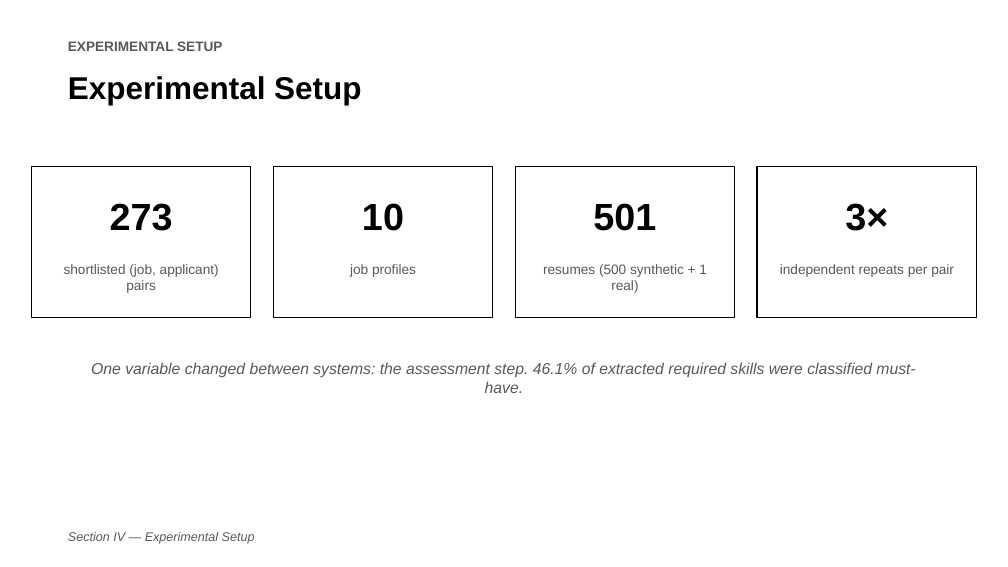
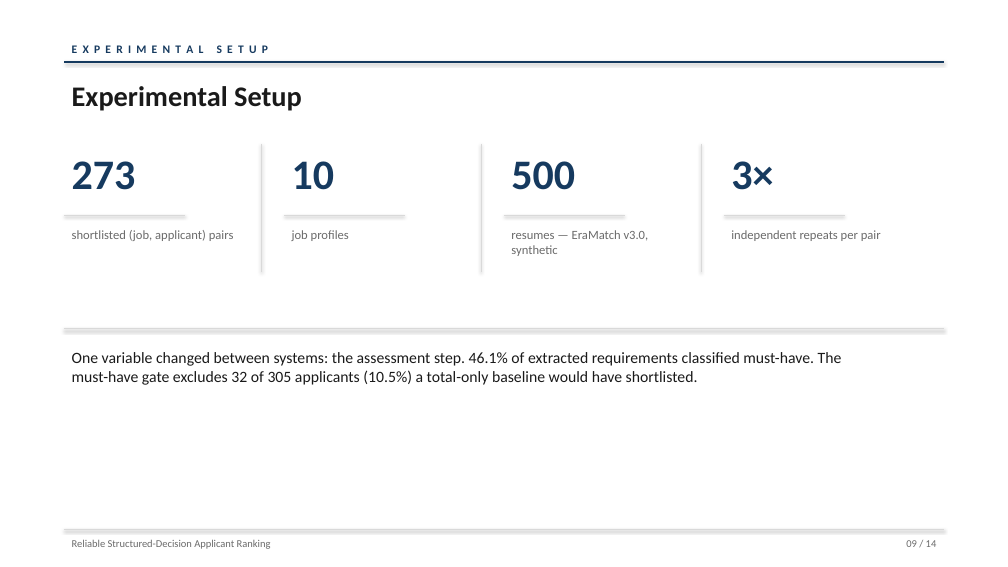
Before and after one commit to jessieangelicauni/hire-rank, a slide deck: slide 9 of docs/presentation/icaides2026_jev.pptx. Drawn at 1008x567 pixels with LibreOffice and Linux fonts; fonts in the diff are those of the drawing. Boxes give left, top, right and bottom in pixels: in the first picture for what was removed or moved away, otherwise in the second. Text is boxed around its words. In the diff, an @@ line names an element or a change of style, - is before the commit and + after.

```diff
--- a/docs/presentation/icaides2026_jev.pptx
+++ b/docs/presentation/icaides2026_jev.pptx
@@ text at <box>72,43,268,56</box>: text changed; size 13 to 11 pt; font Arial to Calibri; text colour #595959 to #163A5F @@
-EXPERIMENTAL SETUP
+E X P E R I M E N T A L S E T U P
@@ text "Experimental Setup": place and size @@
-text "Experimental Setup" at <box>68,76,361,105</box>
+text "Experimental Setup" at <box>72,86,302,111</box>
@@ text "Experimental Setup" at <box>72,86,302,111</box>: size 30 to 27 pt, font Arial to Calibri, text colour #000000 to #1A1A1A @@
@@ line added from (64, 62) to (944, 62), #163A5F 1.5 pt @@
@@ text "273": place and size @@
-text "273" at <box>110,203,173,231</box>
+text "273" at <box>72,161,136,190</box>
@@ line added from (262, 144) to (262, 272), #D9D9D9 0.75 pt @@
@@ text "10": place and size @@
-text "10" at <box>362,203,404,231</box>
+text "10" at <box>292,161,335,190</box>
@@ line added from (482, 144) to (482, 272), #D9D9D9 0.75 pt @@
@@ line added from (701, 144) to (701, 272), #D9D9D9 0.75 pt @@
@@ size 36 to 40 pt, font Arial to Calibri, text colour #000000 to #163A5F; alignment centre to left in 3 elements at <box>72,161,136,190</box>, <box>292,161,335,190</box>, <box>731,161,773,190</box> @@
@@ text "3×": place and size @@
-text "3×" at <box>845,203,888,231</box>
+text "3×" at <box>731,161,773,190</box>
@@ rectangle removed at <box>32,166,251,318</box> @@
@@ rectangle removed at <box>274,166,493,318</box> @@
@@ text added at <box>511,161,575,190</box>, 40 pt, text #163A5F, bold @@
+500
@@ rectangle removed at <box>516,166,735,318</box> @@
@@ rectangle removed at <box>758,166,977,318</box> @@
@@ text removed at <box>593,203,656,231</box> @@
-501
@@ text "shortlisted (job, applicant) pairs": place and size @@
-text "shortlisted (job, applicant) pairs" at <box>64,264,219,293</box>
+text "shortlisted (job, applicant) pairs" at <box>72,230,234,241</box>
@@ line added from (64, 216) to (185, 216), #D9D9D9 1 pt @@
@@ text "job profiles": place and size @@
-text "job profiles" at <box>350,264,416,277</box>
+text "job profiles" at <box>292,230,349,241</box>
@@ line added from (284, 216) to (405, 216), #D9D9D9 1 pt @@
@@ line added from (504, 216) to (625, 216), #D9D9D9 1 pt @@
@@ text at <box>511,230,649,256</box>: text changed; size 13 to 12 pt; font Arial to Calibri; text colour #595959 to #6B6B6B @@
-resumes (500 synthetic + 1 real)
+resumes — EraMatch v3.0, synthetic
@@ size 13 to 12 pt, font Arial to Calibri, text colour #595959 to #6B6B6B; alignment centre to left in 3 elements at <box>292,230,349,241</box>, <box>72,230,234,241</box>, <box>731,230,881,241</box> @@
@@ text "independent repeats per pair": place and size @@
-text "independent repeats per pair" at <box>780,264,954,277</box>
+text "independent repeats per pair" at <box>731,230,881,241</box>
@@ line added from (724, 216) to (845, 216), #D9D9D9 1 pt @@
@@ line added from (64, 329) to (944, 329), #D9D9D9 1 pt @@
@@ text at <box>72,352,842,385</box>: text changed; font Arial to Calibri; text colour #595959 to #1A1A1A; italic off @@
-One variable changed between systems: the assessment step. 46.1% of extracted required skills were classified must-have.
+One variable changed between systems: the assessment step. 46.1% of extracted requirements classified must-have. The must-have gate excludes 32 of 305 applicants (10.5%) a total-only baseline would have shortlisted.
@@ line added from (64, 529) to (944, 529), #D9D9D9 0.75 pt @@
@@ text removed at <box>68,532,255,544</box> @@
-Section IV — Experimental Setup
@@ text added at <box>72,540,271,549</box>, 10 pt, text #6B6B6B @@
+Reliable Structured-Decision Applicant Ranking
@@ text added at <box>906,540,937,547</box>, 10 pt, text #6B6B6B @@
+09 / 14
```
Also in this commit, not shown: 9 other slides changed, 4 slides added, 4 slides removed, 7 other files.
